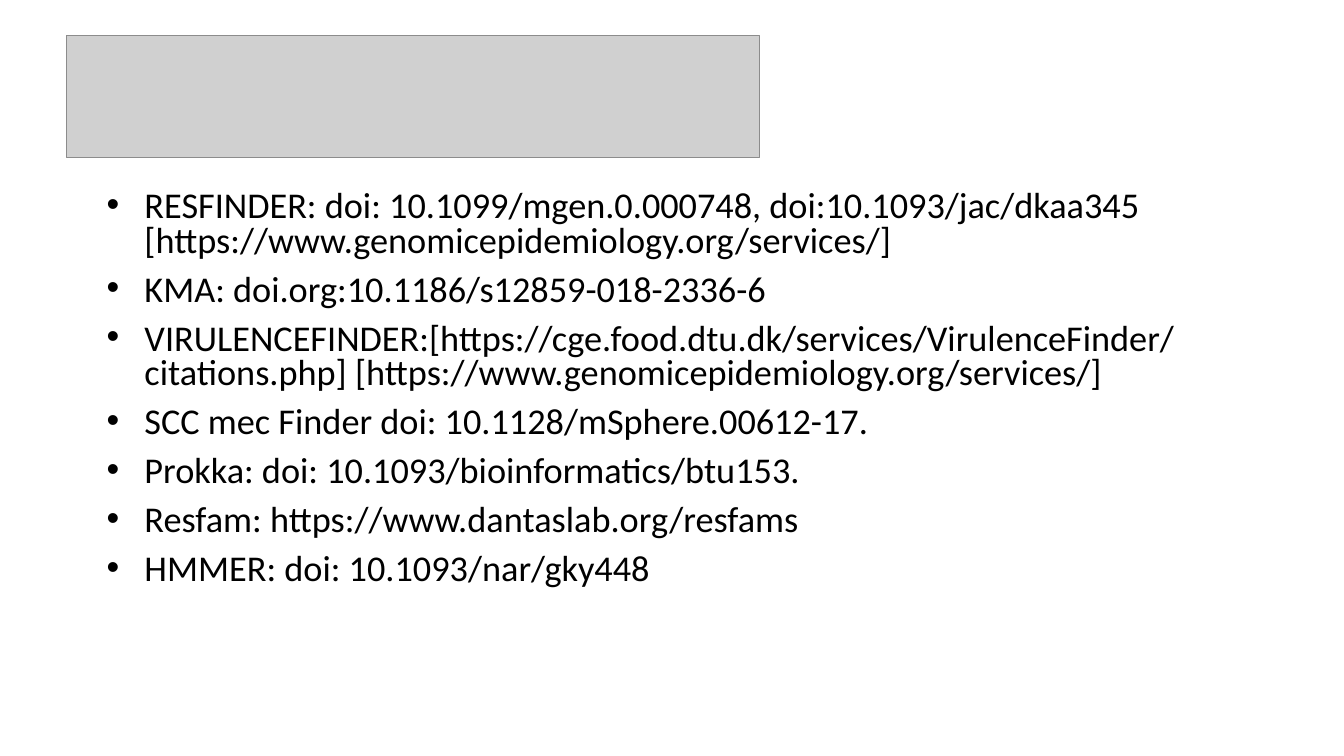
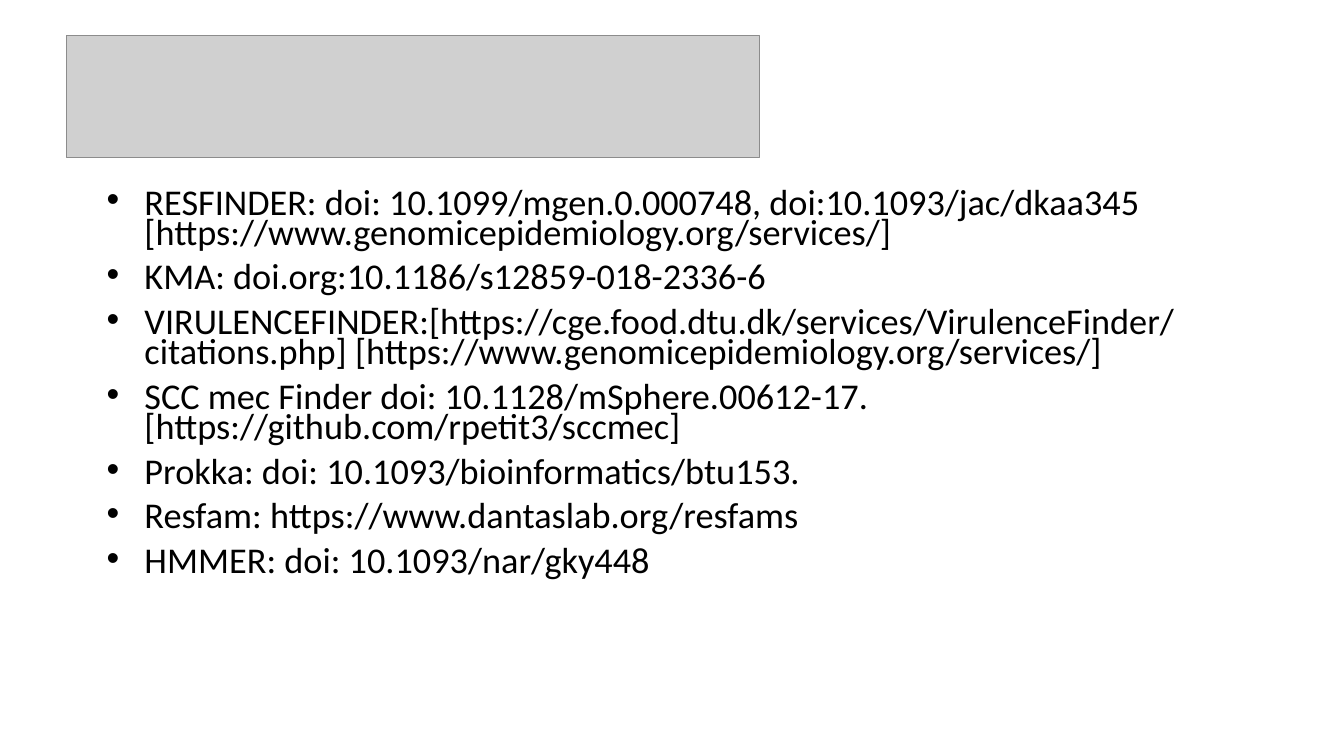
Before and after one commit to Laura-Gomez/workshop_resistencia, a slide deck: slide 19 of Taller-Resistencia.pptx. Drawn at 1344x756 pixels with LibreOffice and Linux fonts; fonts in the diff are those of the drawing; grey boxes stand for pictures; background and template pictures are left out. Boxes give left, top, right and bottom in pixels: in the first picture for what was removed or moved away, otherwise in the second. Text is boxed around its words. In the diff, an @@ line names an element or a change of style, - is before the commit and + after.

Commit message:
PPT

```diff
--- a/Taller-Resistencia.pptx
+++ b/Taller-Resistencia.pptx
@@ text at [144,189,1173,580]: line spacing 0.8 to 0.7 @@
@@ text at [144,383,868,446]: text changed @@
-• SCC mec Finder doi: 10.1128/mSphere.00612-17.
+• SCC mec Finder doi: 10.1128/mSphere.00612-17. [https://github.com/rpetit3/sccmec]
```
Also in this commit, not shown: 1 other slide changed, 5 slides removed.
